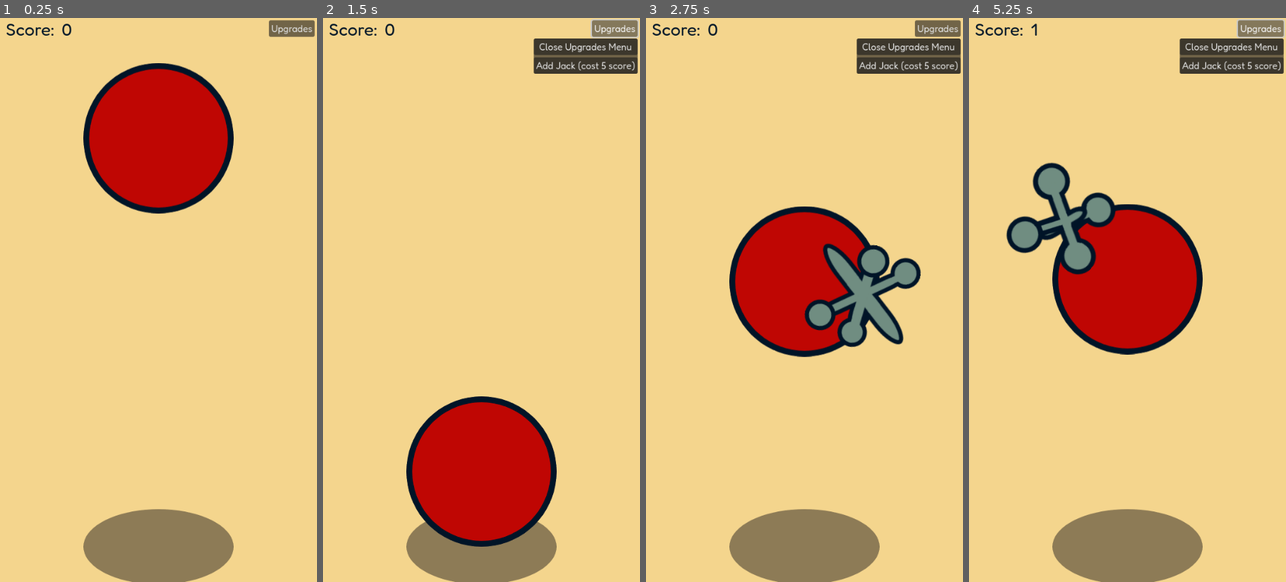
Above: before the commit, frames 1-4 (left to right).
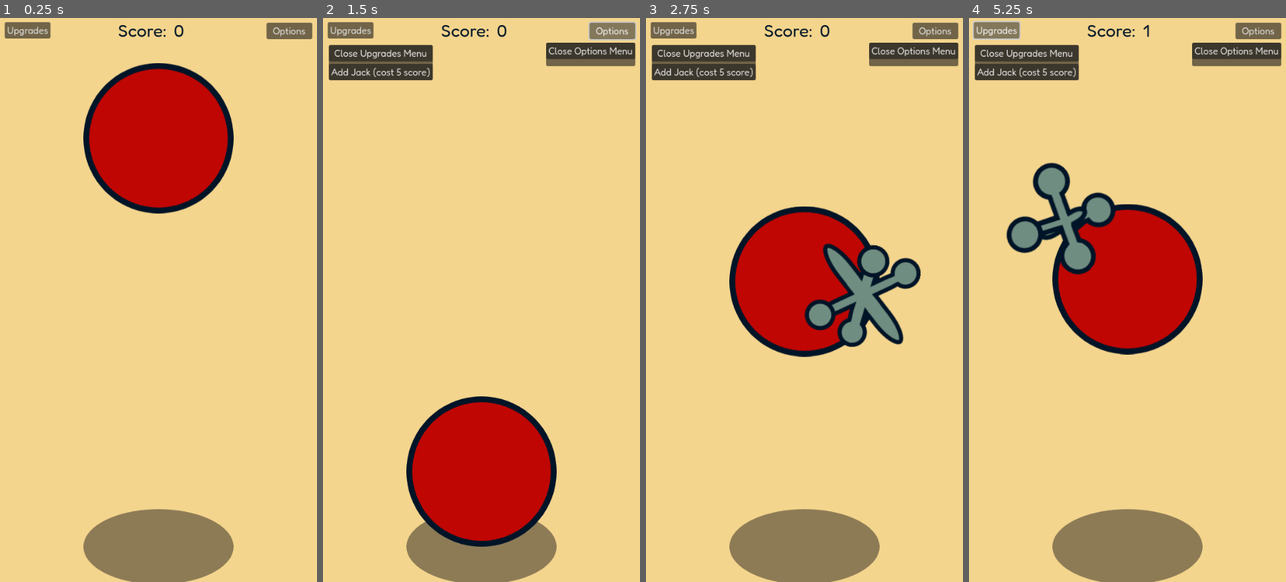
Above: after the commit, the same moments.

Repository: casellner/Idle-Jacks
Game: Godot game, scene res://game.tscn
Two runs of this game, one before a commit and one after it. Both use one fixed random seed, a clock stepped at 60 frames per second and the inputs below.
Inputs (mouse positions are in pixels of both pictures, inside the frame that each line leads up to):
- Up to frame 1 (0.25 s): no input
- Up to frame 2 (1.5 s): click "Upgrades" at 0.5 s; click (611, 29) at 1.25 s, where only the run after the commit has a clickable "Options"
- Up to frame 3 (2.75 s): click (804, 469) at 2 s
- Up to frame 4 (5.25 s): click "Add Jack (cost 5 score)" at 2.75 s; click (1184, 294) at 3.5 s; click (1127, 469) at 4.25 s; click "Upgrades" at 5 s

The runs differ from the first frame. In frame 1, 0.9% of the frame differs, in the area x 1-100%, y 0-4%; in frame 2, 4.7%; in frame 3, 4.7%; in frame 4, 4.8%, in the area x 1-100%, y 0-12%.

Commit message:
Add options menu

Diff:
--- a/Godot/game.tscn
+++ b/Godot/game.tscn
@@ -7,6 +7,7 @@
 [ext_resource type="AudioStream" uid="uid://belr237ttqwlf" path="res://audio/jack.mp3" id="5_whfy3"]
 [ext_resource type="PackedScene" uid="uid://cgi0jne2bpvrp" path="res://upgrades_menu.tscn" id="6_1husg"]
 [ext_resource type="AudioStream" uid="uid://bn5i5hikuk3gi" path="res://audio/Bossa Jacks Looping.ogg" id="7_eow3j"]
+[ext_resource type="PackedScene" uid="uid://cscqgvswj0fhn" path="res://options_menu.tscn" id="7_j5wjh"]
 
 [sub_resource type="Theme" id="Theme_ql8bq"]
 default_font_size = 30
@@ -34,17 +35,19 @@
 position = Vector2(270, 480)
 
 [node name="Score" type="RichTextLabel" parent="."]
-offset_left = 105.0
-offset_right = 145.0
-offset_bottom = 40.0
+offset_left = 296.0
+offset_top = 2.0
+offset_right = 336.0
+offset_bottom = 42.0
 theme = SubResource("Theme_ql8bq")
 theme_override_colors/default_color = Color(0, 0.0784314, 0.152941, 1)
 text = "0"
 
 [node name="ScoreLabel" type="RichTextLabel" parent="."]
-offset_left = 10.0
-offset_right = 94.0
-offset_bottom = 40.0
+offset_left = 201.0
+offset_top = 2.0
+offset_right = 285.0
+offset_bottom = 42.0
 theme = SubResource("Theme_v6quk")
 theme_override_colors/default_color = Color(0, 0.0784314, 0.152941, 1)
 text = "Score:"
@@ -59,19 +62,33 @@
 stream = ExtResource("5_whfy3")
 bus = &"sfx"
 
+[node name="UpgradesButton" type="Button" parent="."]
+offset_left = 8.0
+offset_top = 7.0
+offset_right = 86.0
+offset_bottom = 35.0
+text = "Upgrades"
+
 [node name="Upgrades Menu" parent="." instance=ExtResource("6_1husg")]
 visible = false
-offset_left = 359.0
-offset_top = 35.0
-offset_right = 359.0
-offset_bottom = 35.0
+offset_left = 10.0
+offset_top = 46.0
+offset_right = 10.0
+offset_bottom = 46.0
 
-[node name="UpgradesButton" type="Button" parent="."]
-offset_left = 458.0
-offset_top = 4.0
-offset_right = 536.0
-offset_bottom = 32.0
-text = "Upgrades"
+[node name="OptionsButton" type="Button" parent="."]
+offset_left = 454.0
+offset_top = 8.0
+offset_right = 532.0
+offset_bottom = 36.0
+text = "Options"
+
+[node name="Options Menu" parent="." instance=ExtResource("7_j5wjh")]
+visible = false
+offset_left = 380.0
+offset_top = 42.0
+offset_right = 380.0
+offset_bottom = 42.0
 
 [node name="BGM" type="AudioStreamPlayer" parent="."]
 stream = ExtResource("7_eow3j")
@@ -80,6 +97,8 @@
 parameters/looping = true
 
 [connection signal="ball_clicked" from="Ball" to="." method="_on_ball_ball_clicked"]
+[connection signal="pressed" from="UpgradesButton" to="." method="_on_upgrades_button_pressed"]
 [connection signal="add_jack" from="Upgrades Menu" to="." method="_on_upgrades_menu_add_jack"]
 [connection signal="upgrades_menu_close" from="Upgrades Menu" to="." method="_on_upgrades_menu_upgrades_menu_close"]
-[connection signal="pressed" from="UpgradesButton" to="." method="_on_upgrades_button_pressed"]
+[connection signal="pressed" from="OptionsButton" to="." method="_on_options_button_pressed"]
+[connection signal="options_menu_close" from="Options Menu" to="." method="_on_options_menu_options_menu_close"]
--- /dev/null
+++ b/Godot/options_menu.tscn
@@ -0,0 +1,26 @@
+[gd_scene load_steps=2 format=3 uid="uid://cscqgvswj0fhn"]
+
+[ext_resource type="Script" uid="uid://bkb10racirxci" path="res://scripts/options_menu.gd" id="1_lbr8e"]
+
+[node name="Options Menu" type="Control"]
+layout_mode = 3
+anchors_preset = 15
+anchor_right = 1.0
+anchor_bottom = 1.0
+grow_horizontal = 2
+grow_vertical = 2
+script = ExtResource("1_lbr8e")
+
+[node name="PanelContainer" type="PanelContainer" parent="."]
+layout_mode = 0
+offset_right = 40.0
+offset_bottom = 40.0
+
+[node name="VBoxContainer" type="VBoxContainer" parent="PanelContainer"]
+layout_mode = 2
+
+[node name="Close" type="Button" parent="PanelContainer/VBoxContainer"]
+layout_mode = 2
+text = "Close Options Menu"
+
+[connection signal="pressed" from="PanelContainer/VBoxContainer/Close" to="." method="_on_close_pressed"]
--- a/Godot/scripts/game.gd
+++ b/Godot/scripts/game.gd
@@ -72,8 +72,14 @@
 		update_score(-5)
 		num_jacks += 1
 
+func _on_options_menu_options_menu_close() -> void:
+	$"Options Menu".hide()
+
 func _on_upgrades_button_pressed() -> void:
 	$"Upgrades Menu".show()
+
+func _on_options_button_pressed() -> void:
+	$"Options Menu".show()
 
 func update_score(points: int):
 	score += points
--- /dev/null
+++ b/Godot/scripts/options_menu.gd
@@ -0,0 +1,6 @@
+extends Control
+
+signal options_menu_close
+
+func _on_close_pressed() -> void:
+	emit_signal("options_menu_close")
Not shown: 1 places in Godot/game.tscn that only renumber resources
Not shown, added: Godot/scripts/options_menu.gd.uid
